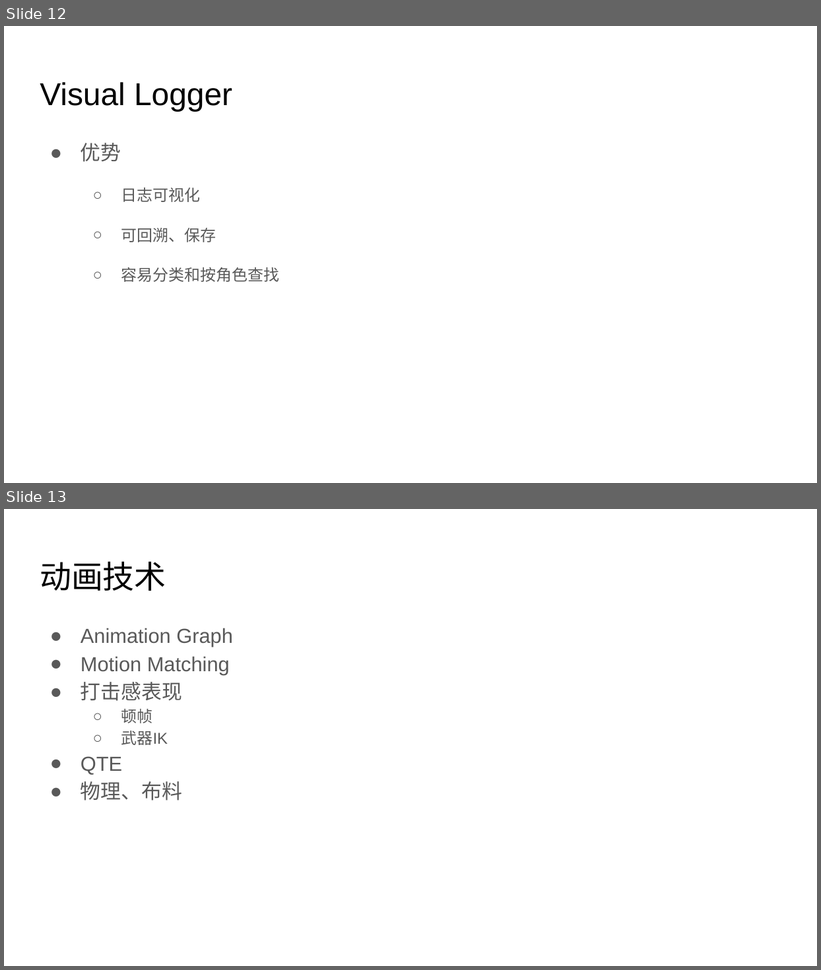
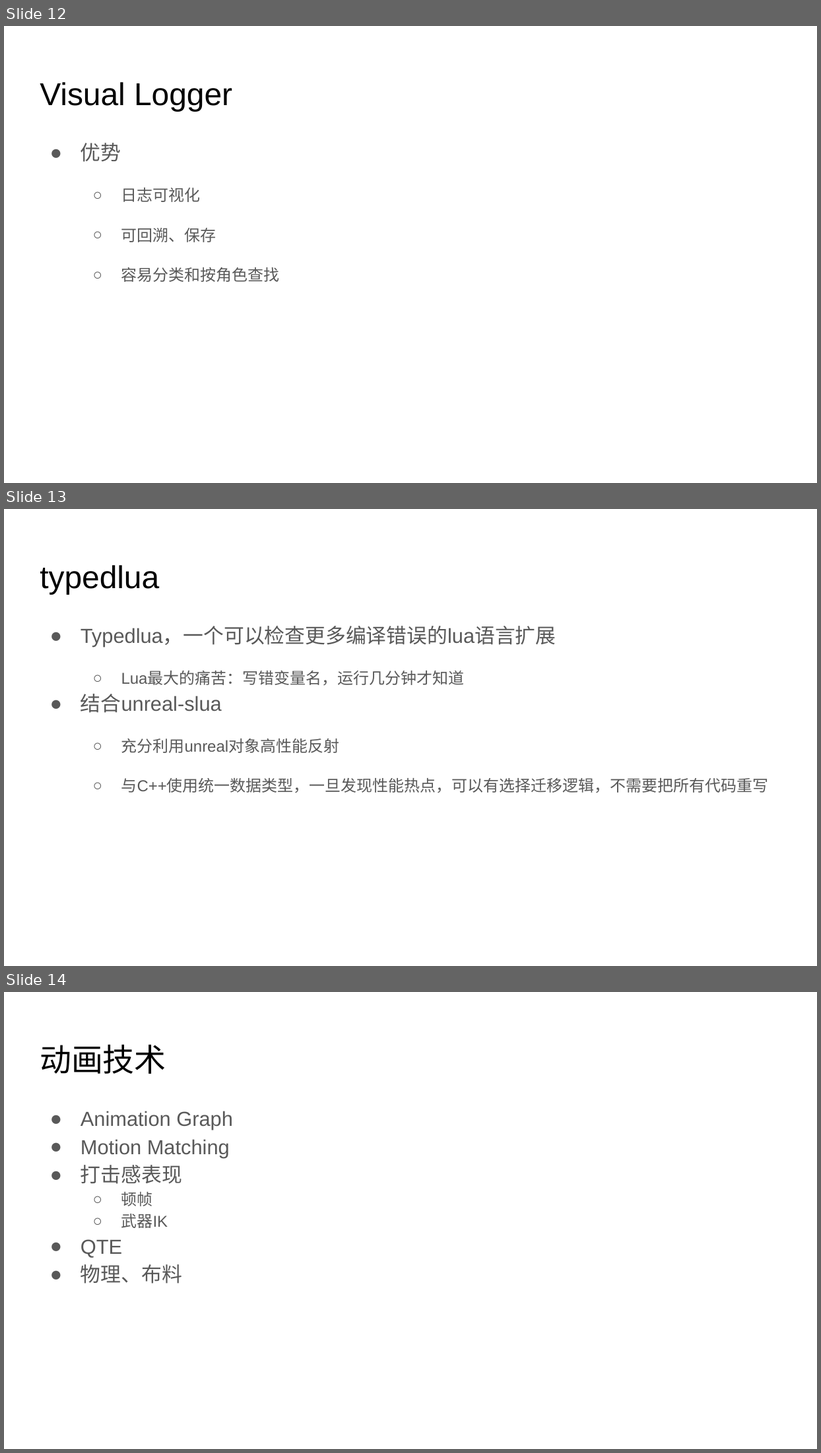
Before and after one commit to zwywilliam/docs_backup, a slide deck: b1分享.pptx. Shown one above the other, each under a label of ours: slides 12 and 13 before the commit, slides 12, 13 and 14 after it. The pictures are 821x970 and 821x1453 pixels, drawn with LibreOffice and Linux fonts; fonts in the diff are those of the drawing. Boxes give left, top, right and bottom in pixels: in the first picture for what was removed or moved away, otherwise in the second. Text is boxed around its words. In the diff, an @@ line names an element or a change of style, - is before the commit and + after.

```diff
--- a/b1分享.pptx
+++ b/b1分享.pptx
@@ slide 13 added at (4, 509, 817, 966), background #FFFFFF @@
@@ title added at (40, 565, 159, 594), 28 pt, text #000000 @@
+typedlua
@@ text added at (81, 627, 769, 793), 14 pt, text #595959 @@
+● Typedlua，一个可以检查更多编译错误的lua语言扩展
+  ○ Lua最大的痛苦：写错变量名，运行几分钟才知道
+● 结合unreal-slua
+  ○ 充分利用unreal对象高性能反射
+  ○ 与C++使用统一数据类型，一旦发现性能热点，可以有选择迁移逻辑，不需要把所有代码重写
@@ what was slide 13 is now slide 14 @@
```
Also in this commit, not shown: 3 slides changed, 2 other slides added.
